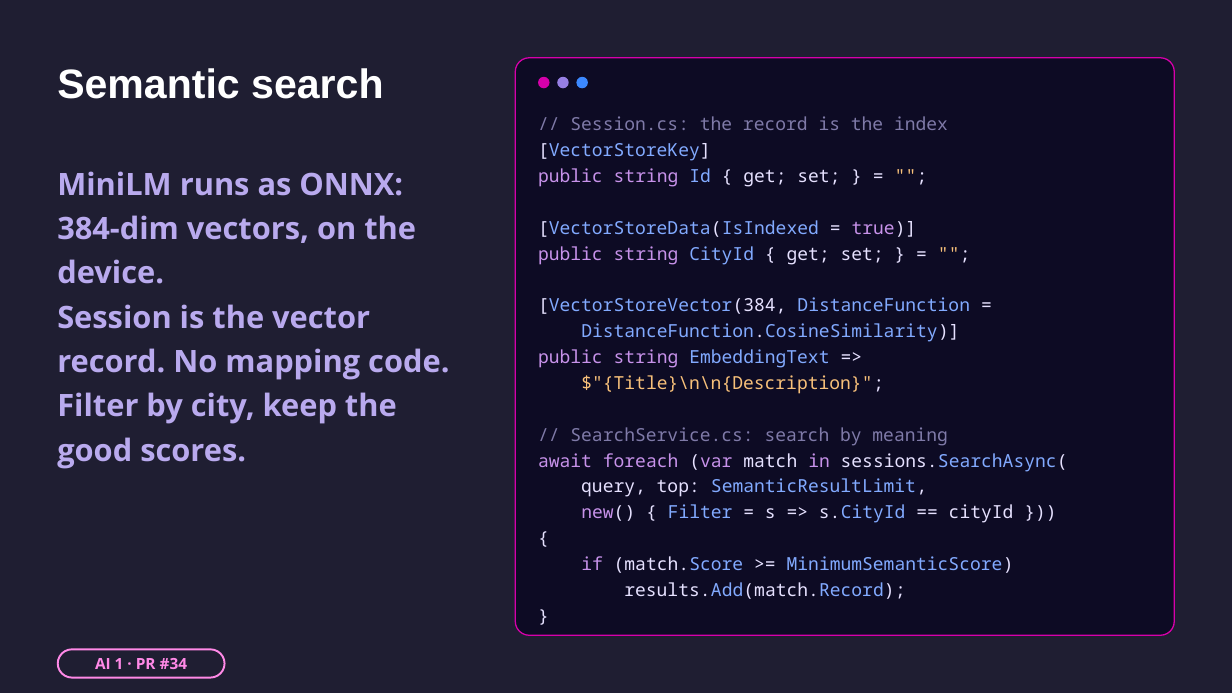
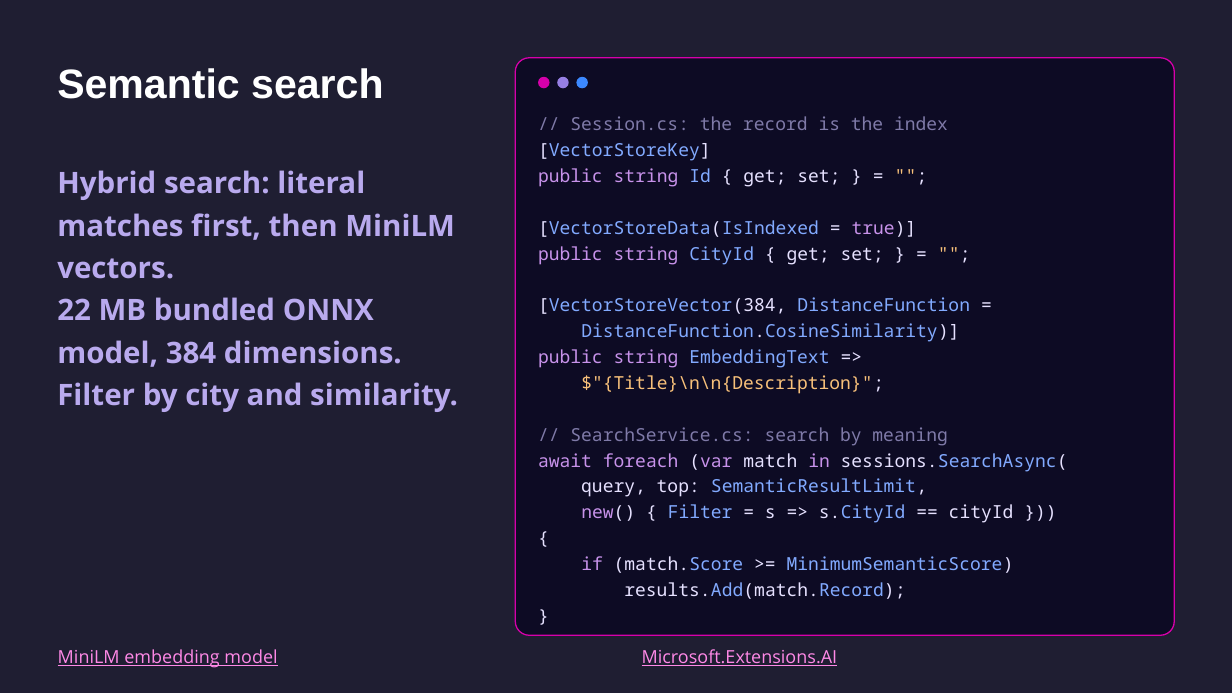
Before and after one commit to mattleibow/dotnetconf2026, a slide deck: slide 18 of slides.pptx (slide 17 before the commit). Drawn at 1232x693 pixels with LibreOffice and Linux fonts; fonts in the diff are those of the drawing. Boxes give left, top, right and bottom in pixels: in the first picture for what was removed or moved away, otherwise in the second. Text is boxed around its words. In the diff, an @@ line names an element or a change of style, - is before the commit and + after.

```diff
--- a/slides.pptx
+++ b/slides.pptx
@@ text at (57, 170, 458, 412): text changed; size 24 to 23 pt @@
-MiniLM runs as ONNX: 384-dim vectors, on the device.
-Session is the vector record. No mapping code.
-Filter by city, keep the good scores.
+Hybrid search: literal matches first, then MiniLM vectors.
+22 MB bundled ONNX model, 384 dimensions.
+Filter by city and similarity.
@@ rounded rectangle removed at (57, 650, 225, 678) @@
-AI 1 · PR #34
@@ text added at (58, 649, 277, 668), 14 pt, text #FF89E7, underline @@
+MiniLM embedding model
@@ text added at (642, 649, 838, 666), 14 pt, text #FF89E7, underline @@
+Microsoft.Extensions.AI
```
Also in this commit, not shown: 13 other slides changed, 2 slides added.
